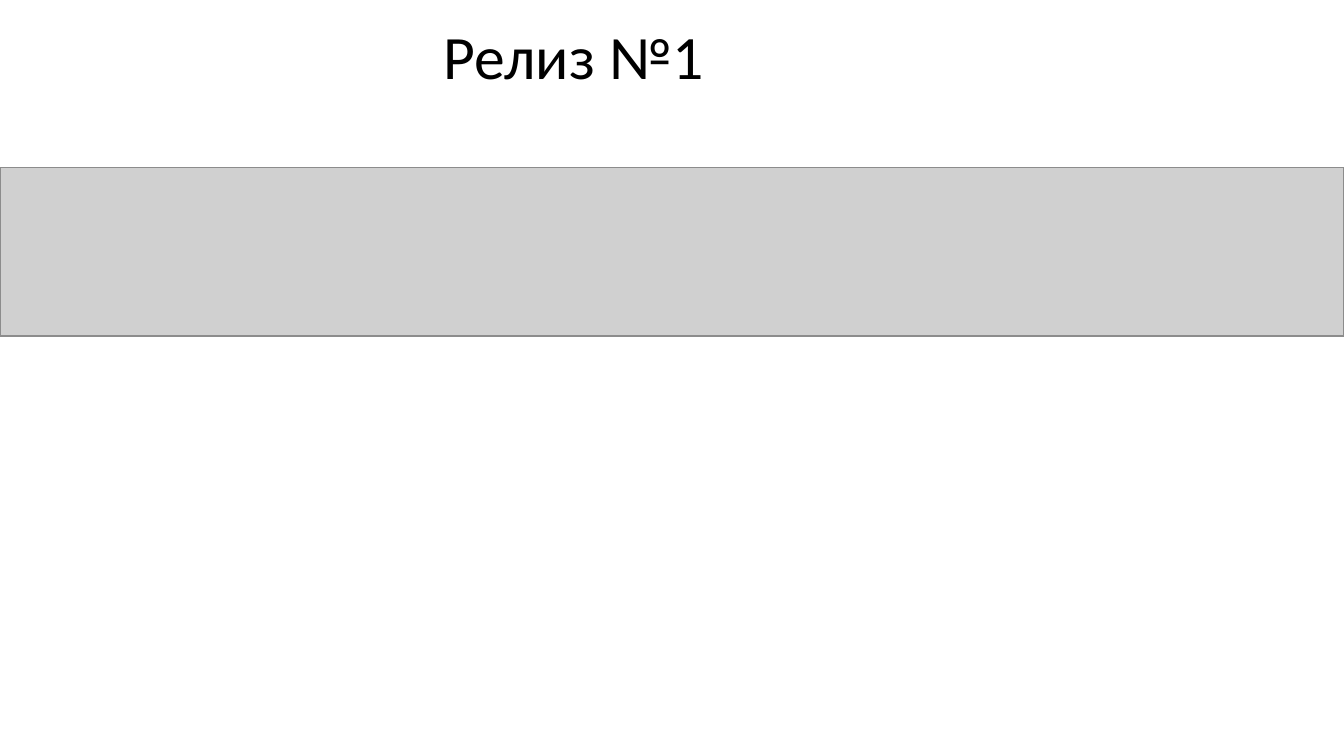
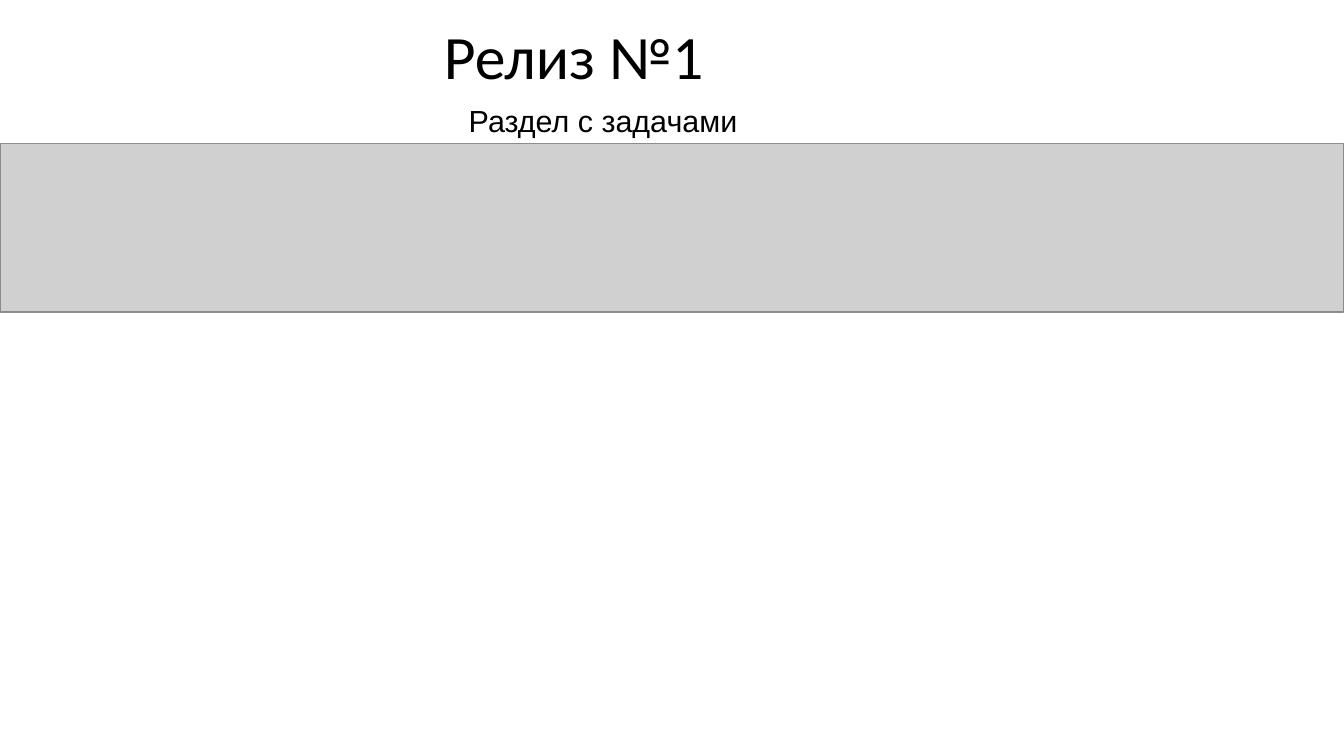
Before and after one commit to akharkov88/Project_Efim_new, a slide deck: slide 2 of Презентация с релизами.pptx. Drawn at 1344x756 pixels with LibreOffice and Linux fonts; fonts in the diff are those of the drawing; grey boxes stand for pictures. Boxes give left, top, right and bottom in pixels: in the first picture for what was removed or moved away, otherwise in the second. Text is boxed around its words. In the diff, an @@ line names an element or a change of style, - is before the commit and + after.

```diff
--- a/Презентация с релизами.pptx
+++ b/Презентация с релизами.pptx
@@ text added at (469,111,738,138), 18 pt, text #000000 @@
+Раздел с задачами
@@ picture: place and size @@
-picture at (0,167,1344,335)
+picture at (0,143,1344,311)
```
Also in this commit, not shown: 6 other files.
